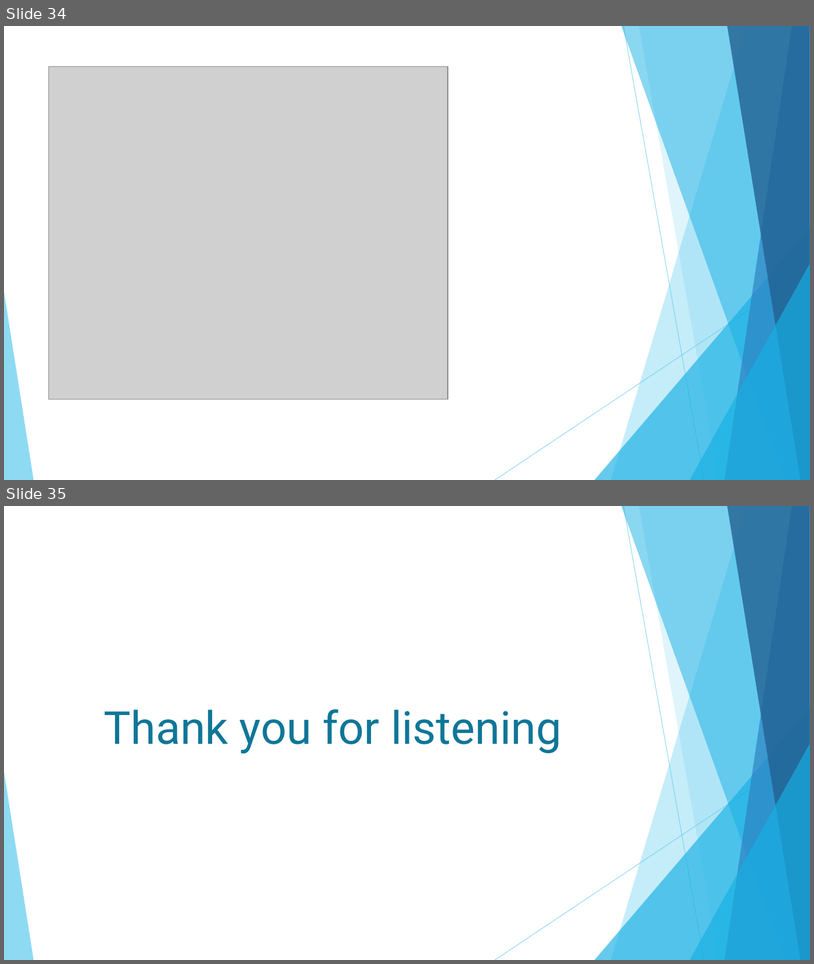
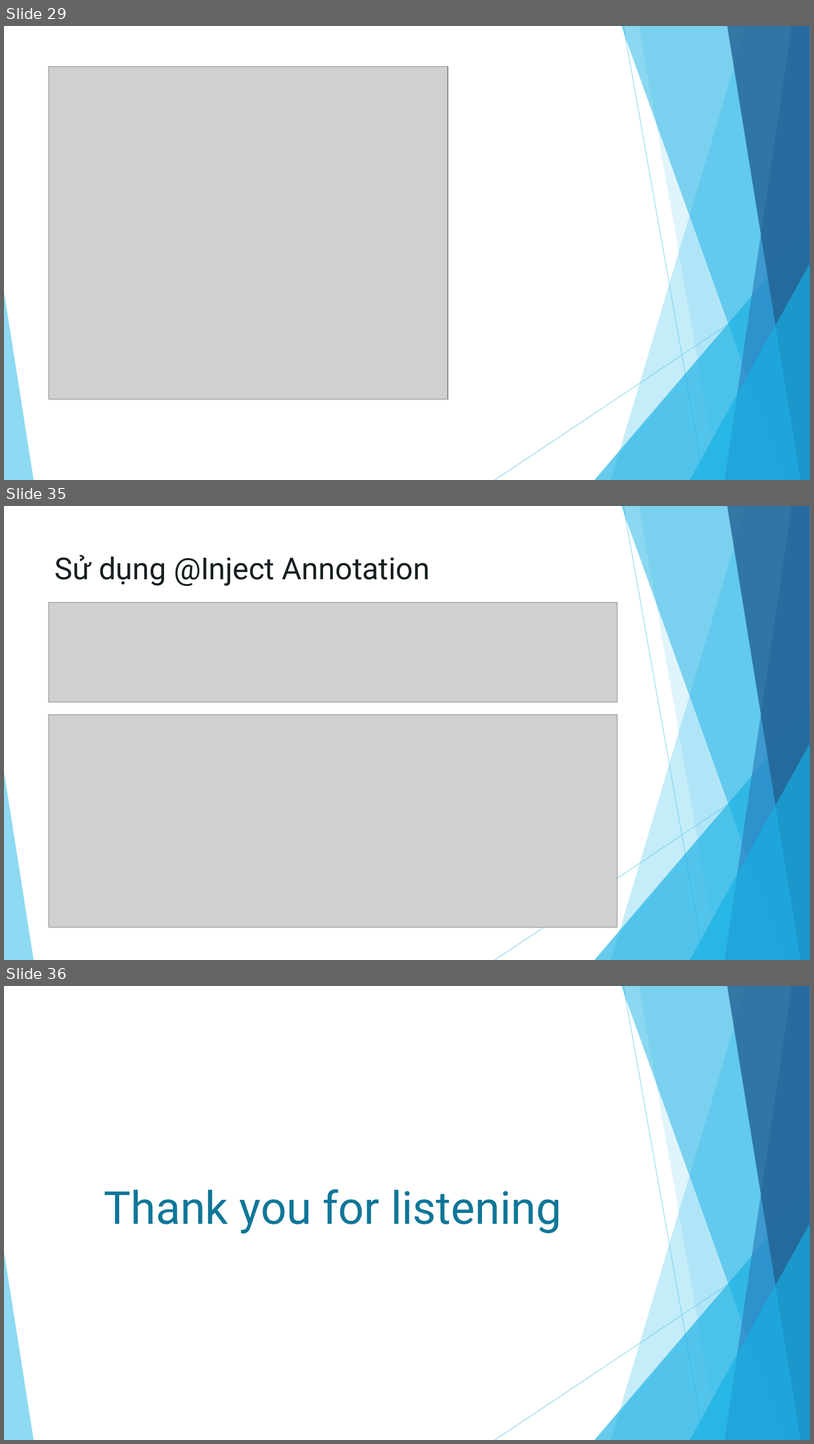
Before and after one commit to NguyenThanhCong1510331/Dagger2, a slide deck: Dagger2-Report.pptx. Shown one above the other, each under a label of ours: slides 34 and 35 before the commit, slides 29, 35 and 36 after it; the slides between them are not shown. The pictures are 814x964 and 814x1444 pixels, drawn with LibreOffice and Linux fonts; fonts in the diff are those of the drawing; grey boxes stand for pictures; background and template pictures are left out. Boxes give left, top, right and bottom in pixels: in the first picture for what was removed or moved away, otherwise in the second. Text is boxed around its words. In the diff, an @@ line names an element or a change of style, - is before the commit and + after.

```diff
--- a/Dagger2-Report.pptx
+++ b/Dagger2-Report.pptx
@@ slide 35 added at (4, 506, 810, 960), background #FFFFFF; not listed: 10 template elements that a slide beside it also shows @@
@@ title added at (55, 555, 430, 586), 36 pt, text #161E22 @@
+Sử dụng @Inject Annotation
@@ picture added at (49, 602, 617, 702) @@
@@ picture added at (49, 715, 617, 928) @@
@@ what was slide 34 is now slide 29 @@
@@ what was slide 35 is now slide 36 @@
```
Also in this commit, not shown: 4 slides changed, 5 other slides added, 5 slides removed.
